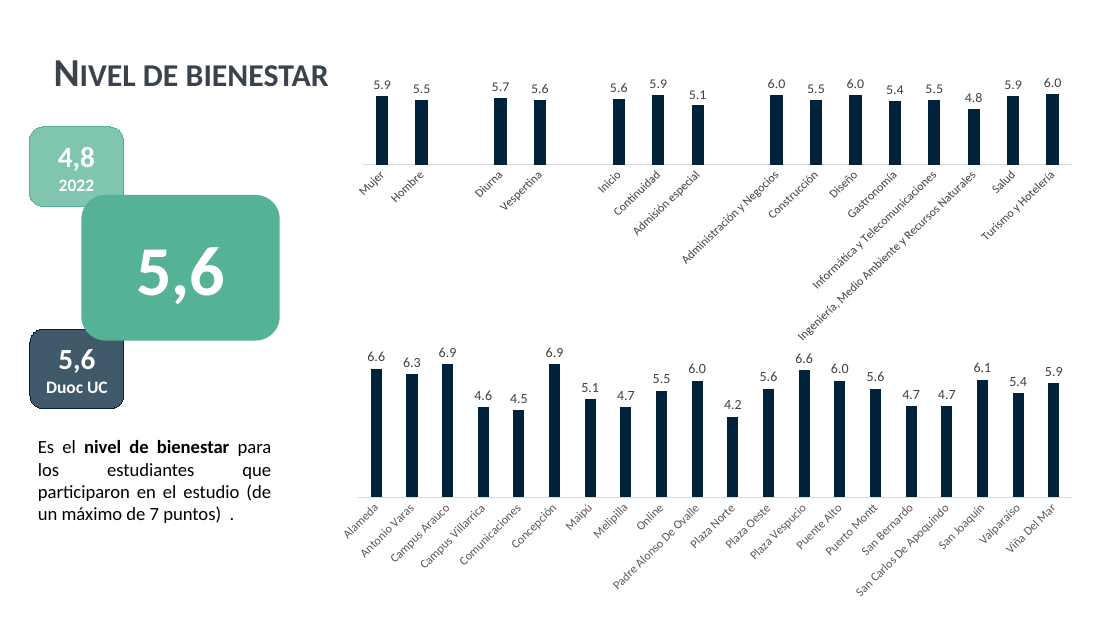
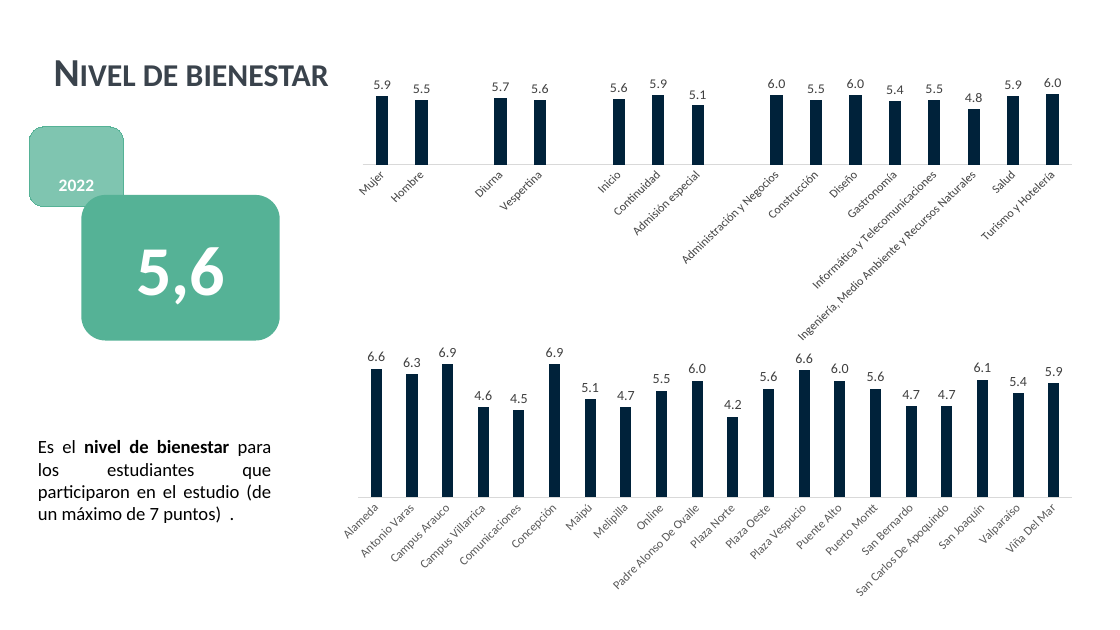
Before and after one commit to SebaValenzuela/RBDUOC2025, a slide deck: slide 41 of reports/templates/template-prueba.pptx. Drawn at 1120x630 pixels with LibreOffice and Linux fonts; fonts in the diff are those of the drawing; background and template pictures are left out. Boxes give left, top, right and bottom in pixels: in the first picture for what was removed or moved away, otherwise in the second. Text is boxed around its words. In the diff, an @@ line names an element or a change of style, - is before the commit and + after.

```diff
--- a/reports/templates/template-prueba.pptx
+++ b/reports/templates/template-prueba.pptx
@@ text in rounded rectangle at [58, 147, 95, 171]: paragraph removed @@
-4,8
@@ rounded rectangle removed at [30, 329, 124, 408] @@
-5,6
-Duoc UC
```
Also in this commit, not shown: 13 other slides changed, 12 other files.
